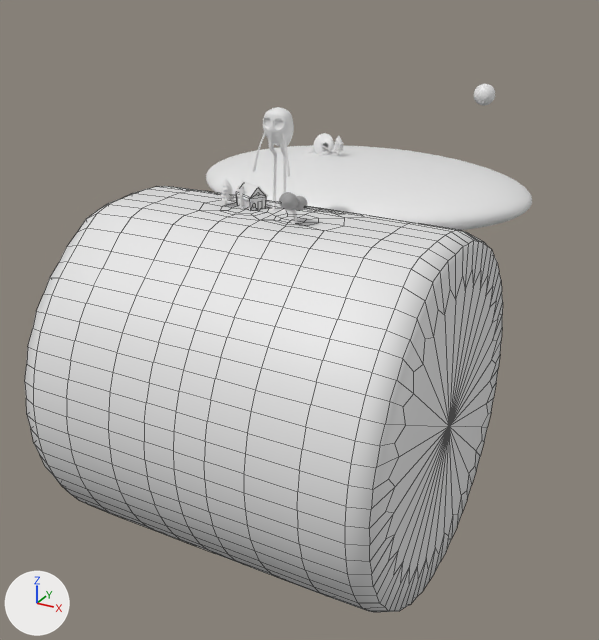
The Blender file knockknock.blend as it was, and as the next commit left it.
The view is the same before and after, from a 50 mm camera at (105.9, -181.1, 60.8) aimed at (-14.3, 37.4, -48.4). Arrows for +X, +Y and +Z are at lower left; the lights stay in place. Mesh edges are drawn as thin lines on the coarser meshes.

In view in the first picture: 'fullBody_original', 'ground_horizon', 'ground_main'.
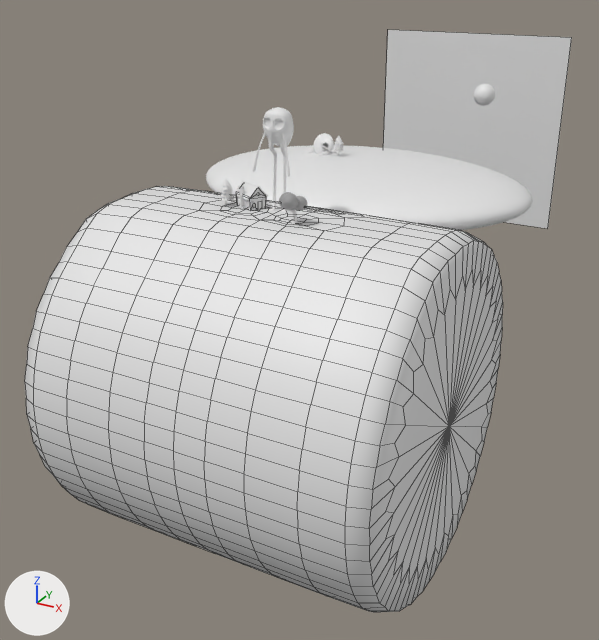
Diff of the bpy script that builds the scene:
```diff
--- a/knockknock.blend.py
+++ b/knockknock.blend.py
@@ mat_starfield @@
+mat_starfield = principled_material('starfield')
+mat_starfield.base_color = (0.8, 0.8, 0.8)  # white #e7e7e7
@@ me_sphere_002 @@
+me_sphere_002.from_pydata([(-37.3, 103.9, -37.3), (37.3, 103.9, -37.3), (-37.3, 103.9, 37.3), (37.3, 103.9, 37.3)], [], [(3, 2, 0, 1)])
+me_sphere_002.materials.append(mat_starfield)  # white #e7e7e7
@@ ob_starfield @@
+ob_starfield = bpy.data.objects.new('starField', me_sphere_002)
+ob_starfield.location = (0.0, 51.2, -4.5)
```

Where the change shows, as pixel boxes [x1, y1, x2, y2] in the pictures (599 x 640 px):
'starField', added
    after: [383, 30, 572, 229]
